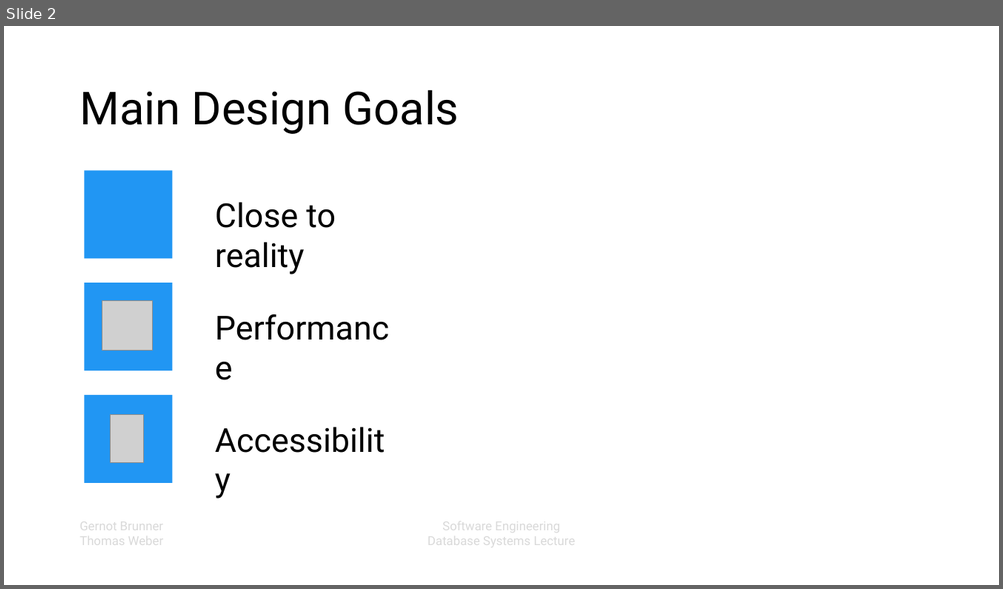
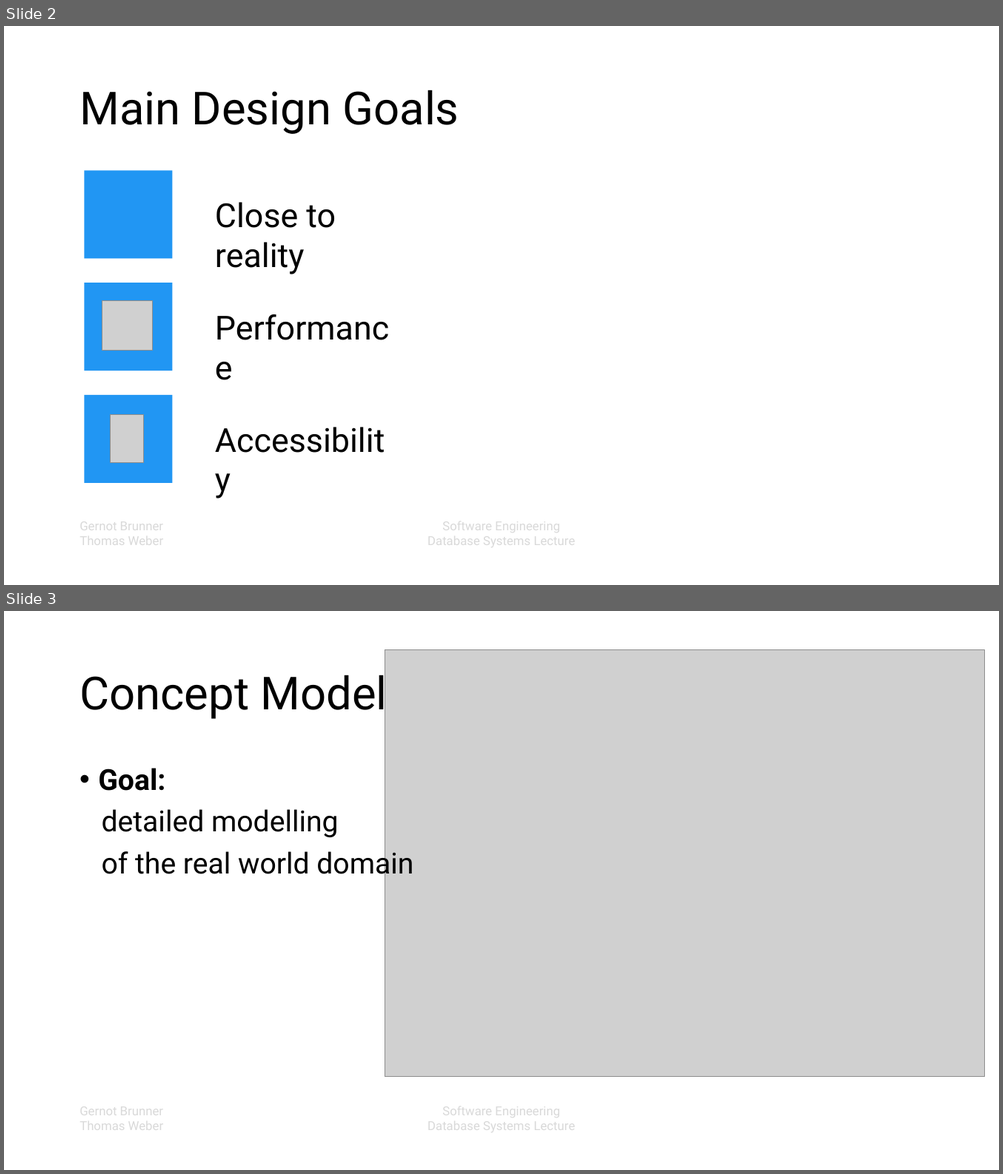
Before and after one commit to elordin/dbs, a slide deck: slides.pptx. Shown one above the other, each under a label of ours: slide 2 before the commit, slides 2 and 3 after it. The pictures are 1003x589 and 1003x1174 pixels, drawn with LibreOffice and Linux fonts; fonts in the diff are those of the drawing; grey boxes stand for pictures; background and template pictures are left out. Boxes give left, top, right and bottom in pixels: in the first picture for what was removed or moved away, otherwise in the second. Text is boxed around its words. In the diff, an @@ line names an element or a change of style, - is before the commit and + after.

Commit message:
-created section Concept Model and Database

```diff
--- a/slides.pptx
+++ b/slides.pptx
@@ slide 3 added at <box>4,611,999,1170</box>, background #FFFFFF; not listed: 2 template elements that a slide beside it also shows @@
@@ picture added at <box>384,649,984,1077</box> @@
@@ title added at <box>79,668,387,721</box>, 44 pt, text #000000 @@
+Concept Model
@@ text added at <box>98,768,413,881</box>, 28 pt, text #000000 @@
+• Goal:
+detailed modelling
+of the real world domain
```
Also in this commit, not shown: 6 other slides added, 1 slide removed.
